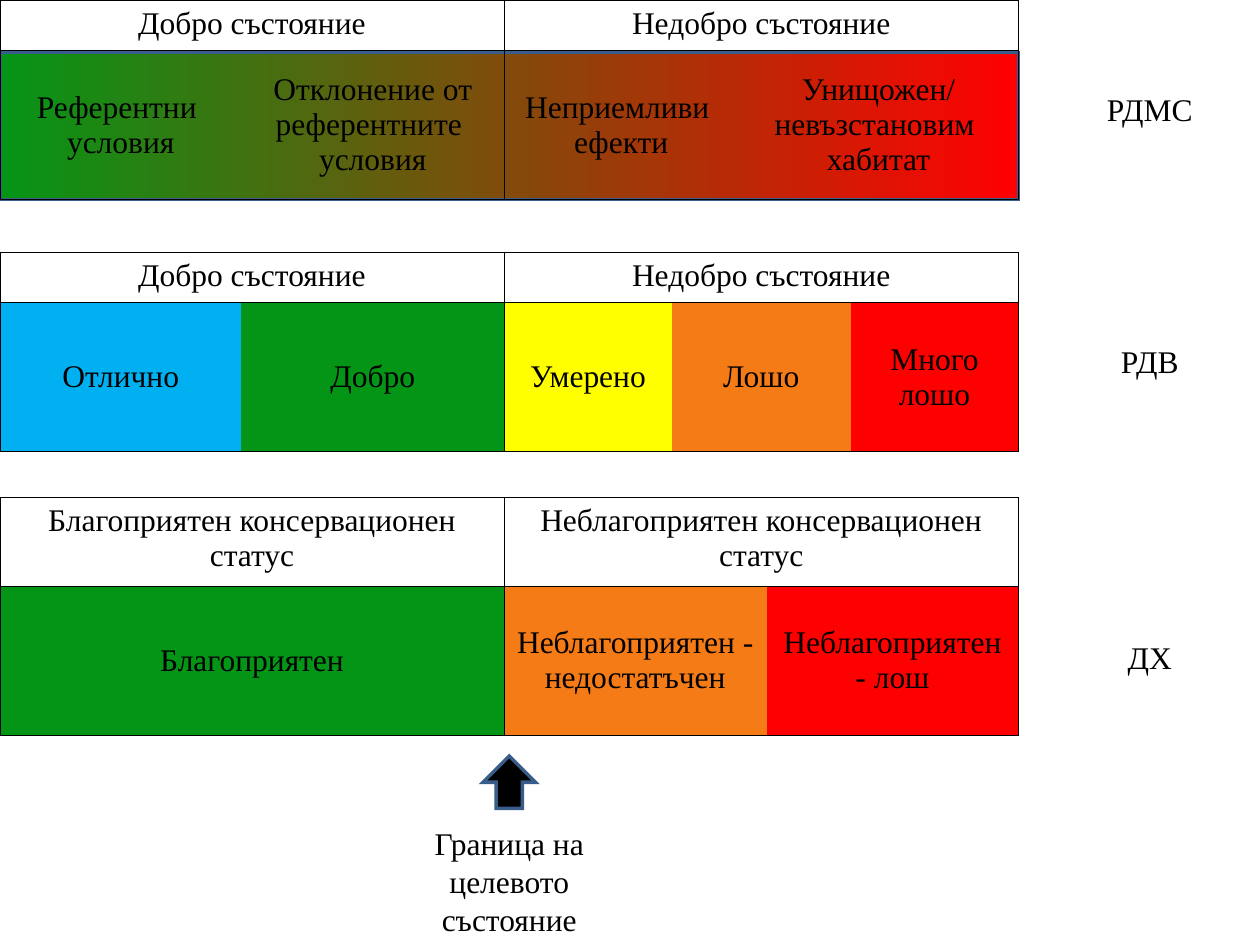
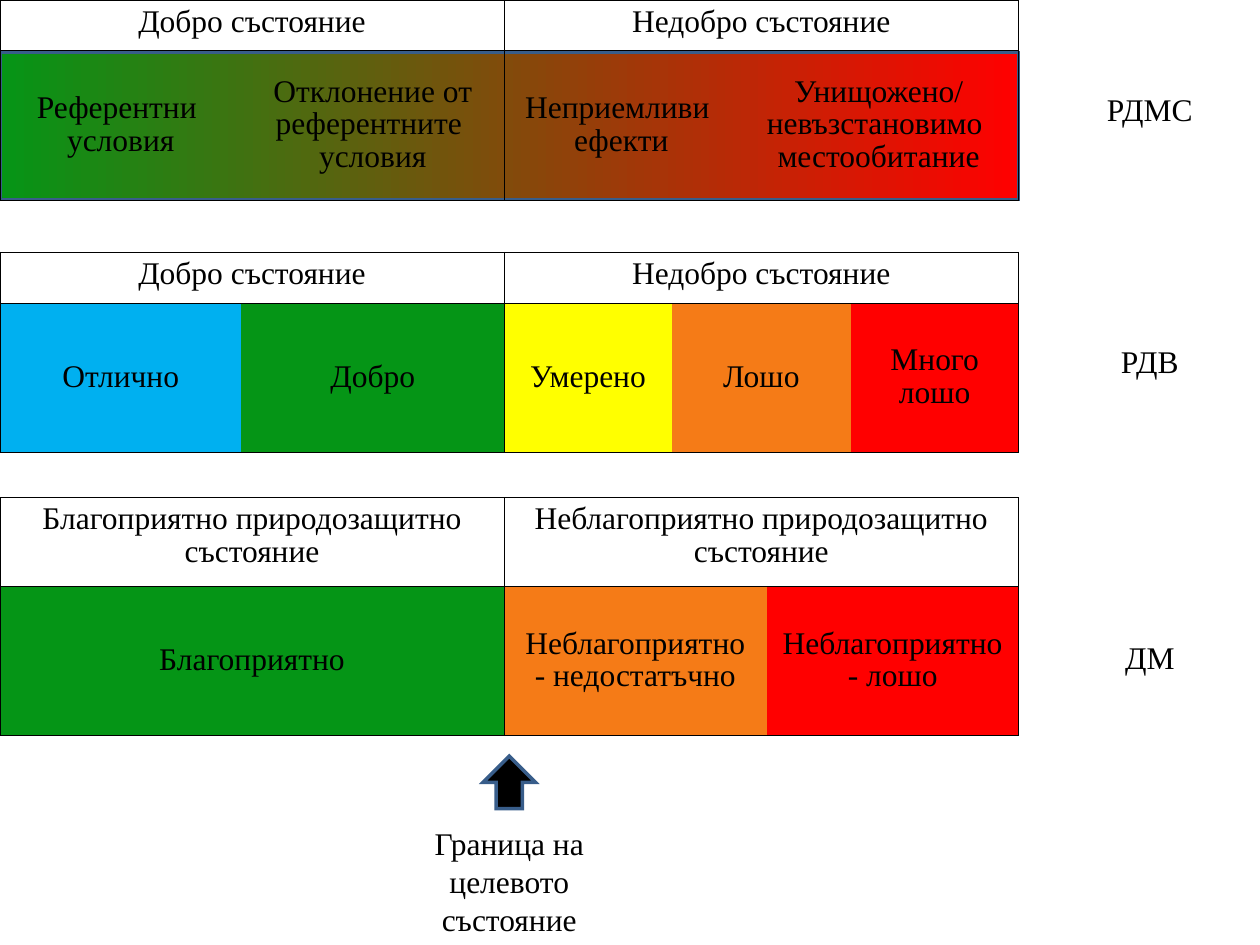
Before and after one commit to sklayn/phd, a slide deck: slide 1 of 2-literature_review/graphs/es-directives.ppt. Drawn at 1260x945 pixels with LibreOffice and Linux fonts; fonts in the diff are those of the drawing. Boxes give left, top, right and bottom in pixels: in the first picture for what was removed or moved away, otherwise in the second. Text is boxed around its words. In the diff, an @@ line names an element or a change of style, - is before the commit and + after.

```diff
--- a/2-literature_review/graphs/es-directives.ppt
+++ b/2-literature_review/graphs/es-directives.ppt
@@ table at (0,0,1018,200) @@
-row 2, column 4: Унищожен/ / невъзстановим / хабитат
+row 2, column 4: Унищожено/ / невъзстановимо / местообитание
@@ line spacing 1 to 0.93 @@
@@ borders changed @@
@@ table at (0,252,1018,452) @@
@@ line spacing 1 to 0.93 @@
@@ borders changed @@
@@ table at (0,498,1018,736) @@
-row 1, column 1: Благоприятен консервационен статус
+row 1, column 1: Благоприятно природозащитно състояние
-row 1, column 2: Неблагоприятен консервационен статус
+row 1, column 2: Неблагоприятно природозащитно състояние
-row 2: Благоприятен | Неблагоприятен - недостатъчен | Неблагоприятен - лош
+row 2: Благоприятно | Неблагоприятно - недостатъчно | Неблагоприятно - лошо
@@ borders changed @@
@@ text at (1125,648,1174,675): text changed @@
-ДХ
+ДМ
```
Also in this commit, not shown: 2 other files.
